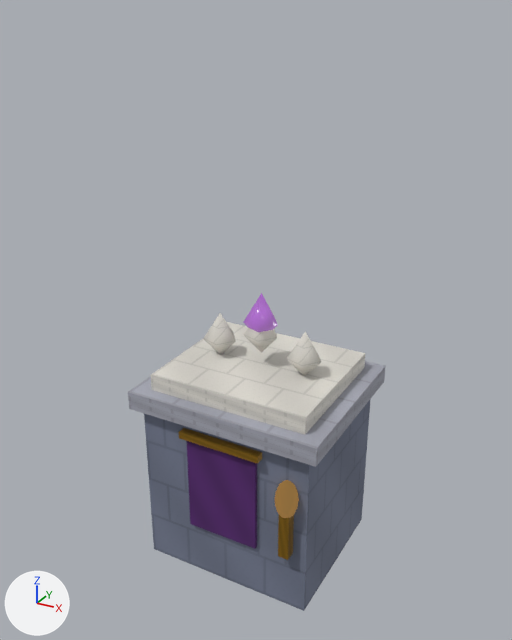
A saved change to the OBJ model project/Resources/3DModel/Stages/high_crown/high_crown_tower.obj.
One viewpoint serves both versions: a 50 mm camera at (5.74, -10.64, 10.29) aimed at (-0.07, -0.09, 5.01). Every picture has the same lights, and +X, +Y and +Z are marked at lower left. The picture after the commit comes second. Where no turn or scale is listed for an object, it has been applied to the vertices. Vertices at exactly the same position are counted once.

The older version as bpy lines, for what is in view:
```python
me_high_crown_tower = bpy.data.meshes.new('high_crown_tower')
me_high_crown_tower.from_pydata(...)  # 176 vertices, 308 faces; spans x -1.92..1.92, y -1.78..1.66, z 0.0..5.53
# faces by material slot: [12, 12, 42, 12, 24, 10, 196]
me_high_crown_tower.materials.append(mat_stonedark)
me_high_crown_tower.materials.append(mat_stone)
me_high_crown_tower.materials.append(mat_stonelight)
me_high_crown_tower.materials.append(mat_banner)
me_high_crown_tower.materials.append(mat_gold)
me_high_crown_tower.materials.append(mat_gateglow)
me_high_crown_tower.materials.append(mat_flameglow)
ob_high_crown_tower = bpy.data.objects.new('high_crown_tower', me_high_crown_tower)
ob_high_crown_tower.location = (0.0, 0.0, 0.0)
```
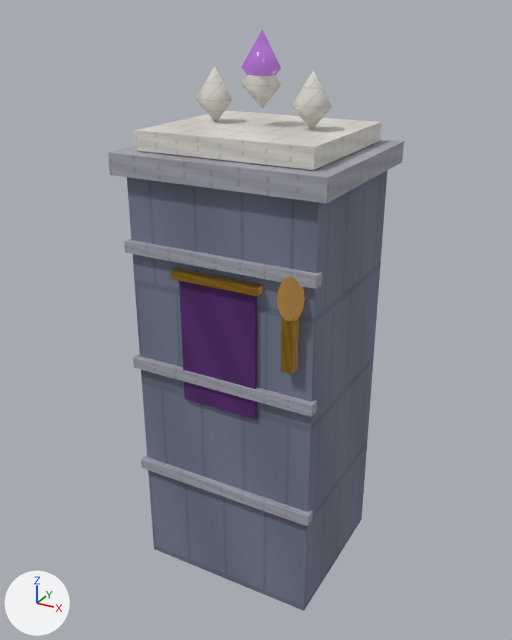
Boxes (x1, y1, x2, y2) around the edits, measured in the pictures (512 x 640 px; the box of a moved part takes in the faces that stretch with it):
'high_crown_tower', reshaped (15% wider, 83% taller)
    before: (128, 293, 386, 611)
    after: (108, 29, 404, 611)
part 1 of me_high_crown_tower, added
    after: (141, 455, 313, 526)
part 2 of me_high_crown_tower, added
    after: (133, 354, 317, 417)
part 3 of me_high_crown_tower, added
    after: (124, 239, 322, 289)
part 4 of me_high_crown_tower, moved or reshaped
    before: (128, 361, 386, 467)
    after: (108, 139, 404, 204)
part 5 of me_high_crown_tower, moved or reshaped
    before: (151, 322, 365, 434)
    after: (134, 111, 381, 170)
part 6 of me_high_crown_tower, added (purple)
    after: (179, 281, 257, 419)
part 7 of me_high_crown_tower, moved or reshaped
    before: (179, 428, 262, 464)
    after: (171, 268, 263, 296)
part 8 of me_high_crown_tower, moved or reshaped
    before: (203, 313, 236, 354)
    after: (195, 66, 232, 122)
part 9 of me_high_crown_tower, moved or reshaped
    before: (244, 328, 277, 352)
    after: (241, 75, 281, 108)
part 10 of me_high_crown_tower, moved or reshaped
    before: (287, 332, 321, 375)
    after: (291, 70, 332, 130)
part 11 of me_high_crown_tower, moved or reshaped
    before: (243, 293, 278, 332)
    after: (241, 29, 281, 76)
part 12 of me_high_crown_tower, moved or reshaped
    before: (278, 515, 294, 560)
    after: (281, 318, 299, 374)
part 13 of me_high_crown_tower, moved or reshaped
    before: (275, 480, 299, 518)
    after: (277, 276, 305, 321)
part 14 of me_high_crown_tower, deleted (purple)
    before: (187, 441, 257, 549)
part 15 of me_high_crown_tower, moved or reshaped
    before: (144, 400, 370, 574)
    after: (127, 171, 387, 574)

Diff of the bpy script that builds the scene:
```diff
--- a/project/Resources/3DModel/Stages/high_crown/high_crown_tower.obj.py
+++ b/project/Resources/3DModel/Stages/high_crown/high_crown_tower.obj.py
@@ me_high_crown_tower @@
 # used by ob_high_crown_tower; location = (0.0, 0.0, 0.0)
-me_high_crown_tower.from_pydata(...)  # 176 vertices, 308 faces; spans x -1.92..1.92, y -1.78..1.66, z 0.0..5.53
+me_high_crown_tower.from_pydata(...)  # 200 vertices, 344 faces; spans x -1.92..1.92, y -1.78..1.66, z 0.0..9.99
+# me_high_crown_tower part 1: a new loose piece, a box spanning x -1.78..1.78, y -1.6..-1.4, z 2.08..2.28, in mat_stone
+# me_high_crown_tower part 2: a new loose piece, a box spanning x -1.78..1.78, y -1.6..-1.4, z 4.28..4.48, in mat_stone
+# me_high_crown_tower part 3: a new loose piece, a box spanning x -1.78..1.78, y -1.6..-1.4, z 6.48..6.68, in mat_stone
+# me_high_crown_tower part 4: the loose piece of 8 vertices spanning x -1.92..1.92, y -1.66..1.66, z 3.4..3.76 is moved by (0.0, 0.0, 4.4)
+# me_high_crown_tower part 5: the loose piece of 8 vertices spanning x -1.58..1.58, y -1.38..1.38, z 3.76..4.08 is moved by (0.0, 0.0, 4.42)
+# me_high_crown_tower part 6: a new loose piece, a box spanning x -0.72..0.72, y -1.55..-1.45, z 3.89..6.21, in mat_banner
+# me_high_crown_tower part 7: the loose piece of 8 vertices spanning x -0.82..0.82, y -1.64..-1.46, z 3.08..3.22 is moved by (0.0, 0.0, 3.11)
+# me_high_crown_tower part 8: the loose piece of 7 vertices spanning x -1.18..-0.56, y -0.32..0.32, z 4.03..4.95 is moved by (0.0, 0.0, 4.46)
+# me_high_crown_tower part 9: the loose piece of 7 vertices spanning x -0.28..0.34, y -0.32..0.32, z 4.31..5.23 is moved by (0.0, 0.0, 4.46)
+# me_high_crown_tower part 10: the loose piece of 7 vertices spanning x 0.62..1.24, y -0.32..0.32, z 4.03..4.95 is moved by (0.0, 0.0, 4.46)
+# me_high_crown_tower part 11: the loose piece of 7 vertices spanning x -0.28..0.34, y -0.32..0.32, z 4.55..5.53 is moved by (0.0, 0.0, 4.46)
+# me_high_crown_tower part 12: the loose piece of 8 vertices spanning x 1.26..1.46, y -1.68..-1.48, z 1.26..2.34 is moved by (0.0, 0.0, 3.75)
+# me_high_crown_tower part 13: the loose piece of 100 vertices spanning x 1.15..1.57, y -1.78..-1.38, z 2.1..2.86 is moved by (0.0, 0.0, 3.75)
+# me_high_crown_tower part 14: the loose piece of 8 vertices spanning x -0.72..0.72, y -1.55..-1.45, z 1.1..3.14 is deleted
+# me_high_crown_tower part 15
+# 4 vertices are removed from x -1.72..1.72, y -1.48..1.48, z 3.5
+# 10 faces are deleted
+# 4 vertices are added at (1.72, -1.48, 7.8), (-1.72, -1.48, 7.8), (-1.72, 1.48, 7.8), (1.72, 1.48, 7.8)
+# 10 new faces join them, mat_stonedark
 me_high_crown_tower.materials.append(mat_stonedark)
```
